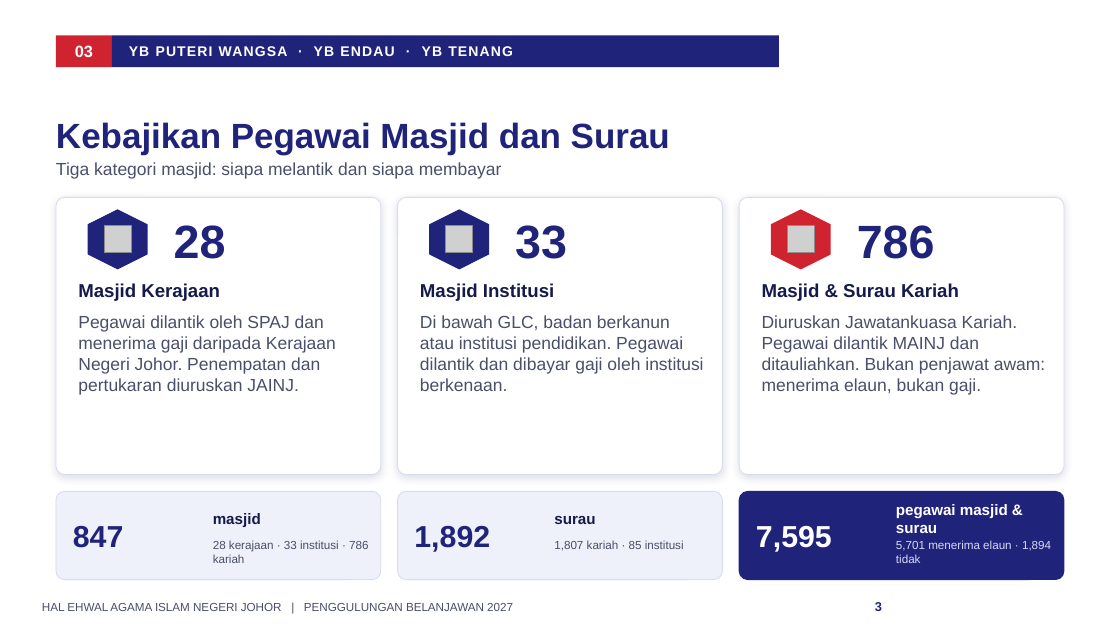
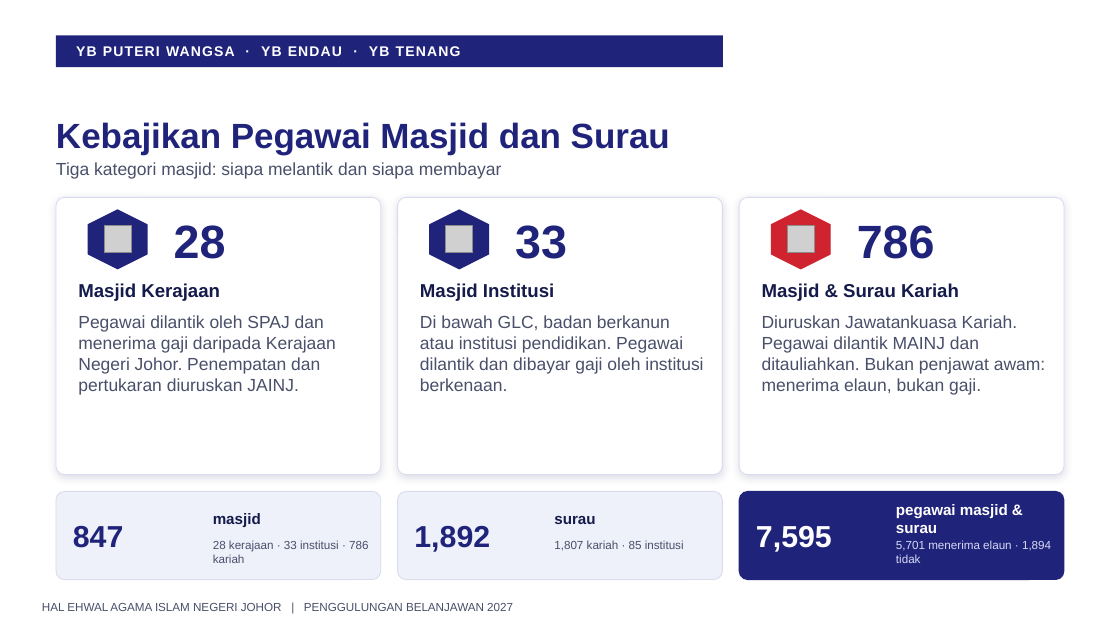
Before and after one commit to nawaljoe/Nawal, a slide deck: slide 3 of output/Penggulungan_Hal_Ehwal_Agama_Islam_2027_16x9.pptx. Drawn at 1120x630 pixels with LibreOffice and Linux fonts; fonts in the diff are those of the drawing; grey boxes stand for pictures; background and template pictures are left out. Boxes give left, top, right and bottom in pixels: in the first picture for what was removed or moved away, otherwise in the second. Text is boxed around its words. In the diff, an @@ line names an element or a change of style, - is before the commit and + after.

```diff
--- a/output/Penggulungan_Hal_Ehwal_Agama_Islam_2027_16x9.pptx
+++ b/output/Penggulungan_Hal_Ehwal_Agama_Islam_2027_16x9.pptx
@@ rectangle: place and size @@
-rectangle at <box>112,35,779,67</box>
+rectangle at <box>56,35,723,67</box>
@@ rectangle removed at <box>56,35,113,67</box> @@
@@ text removed at <box>75,45,93,57</box> @@
-03
@@ text "YB PUTERI WANGSA · YB ...": place and size @@
-text "YB PUTERI WANGSA · YB ..." at <box>129,46,513,56</box>
+text "YB PUTERI WANGSA · YB ..." at <box>76,46,461,56</box>
@@ page number removed at <box>875,602,882,611</box> @@
-3
```
Also in this commit, not shown: 14 other slides changed, 1 other file.
